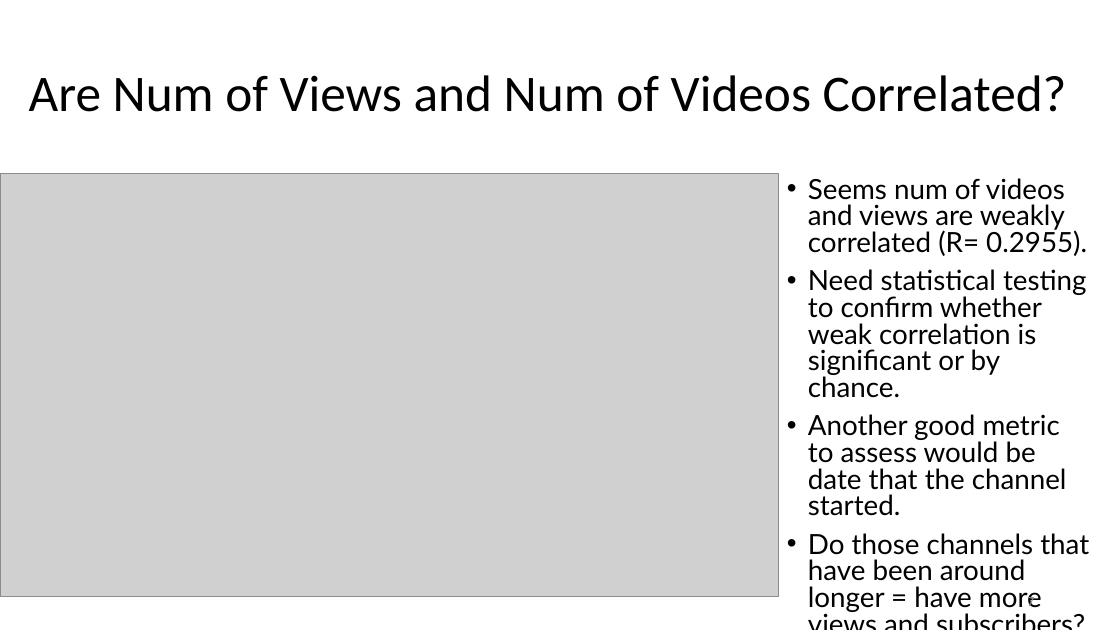
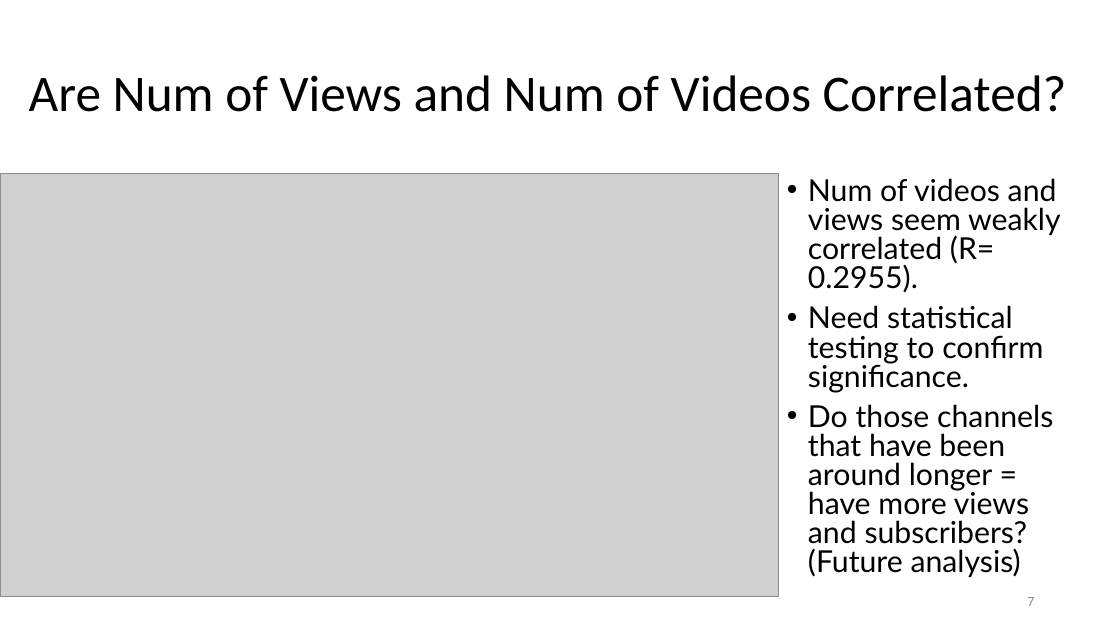
Before and after one commit to andilore/chemistry-youtube-videos, a slide deck: slide 7 of Top Chemistry-Related Youtube Channels.pptx. Drawn at 1120x630 pixels with LibreOffice and Linux fonts; fonts in the diff are those of the drawing; grey boxes stand for pictures. Boxes give left, top, right and bottom in pixels: in the first picture for what was removed or moved away, otherwise in the second. Text is boxed around its words. In the diff, an @@ line names an element or a change of style, - is before the commit and + after.

```diff
--- a/Top Chemistry-Related Youtube Channels.pptx
+++ b/Top Chemistry-Related Youtube Channels.pptx
@@ text at bbox=[808, 178, 1061, 578]: text changed; size 23.8 to 25.9 pt @@
-• Seems num of videos and views are weakly correlated (R= 0.2955).
-• Need statistical testing to confirm whether weak correlation is significant or by chance.
-• Another good metric to assess would be date that the channel started.
-• Do those channels that have been around longer = have more views and subscribers?
+• Num of videos and views seem weakly correlated (R= 0.2955).
+• Need statistical testing to confirm significance.
+• Do those channels that have been around longer = have more views and subscribers? (Future analysis)
```
Also in this commit, not shown: 9 other slides changed.
